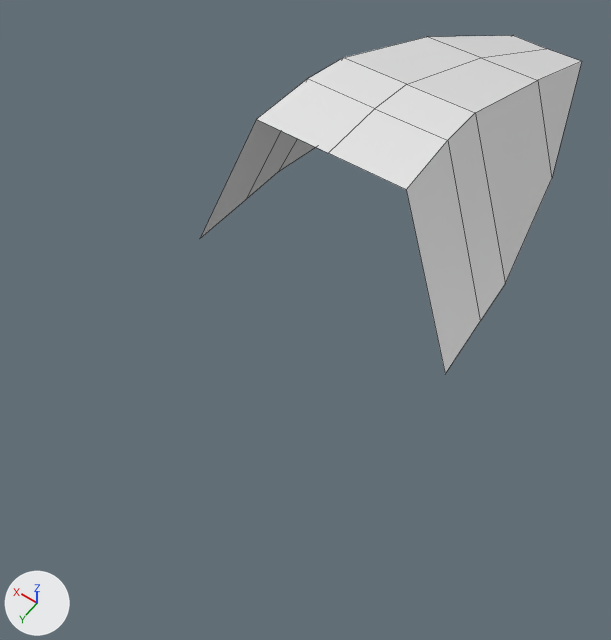
An edit to the Blender file Assets/Models/raketa.blend, drawn before and after from the same camera.
Both versions are drawn from a camera (50 mm lens) standing at (-1.66, 2.8, 3.48) and looking at (0.08, 0.38, -0.33). The axes (+X, +Y, +Z) are drawn at lower left. The lights are the same throughout. Mesh edges are drawn as thin lines.
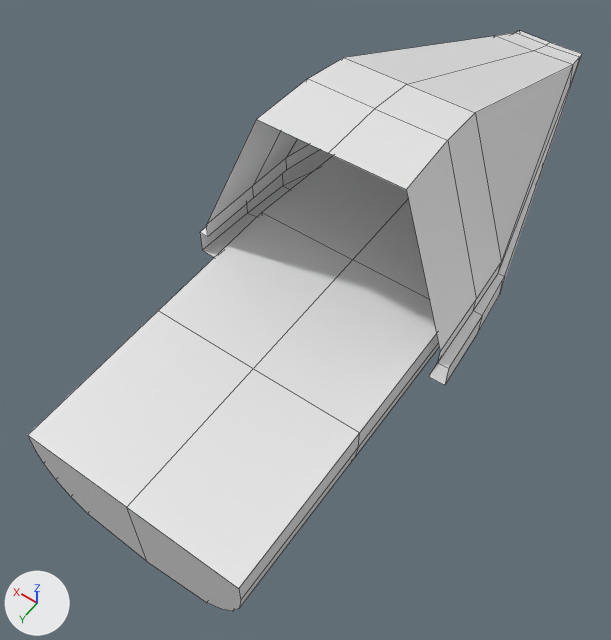
The edits, one by one:
me_cube_001 is used by ob_cube; location (0.0, -0.803, 0.0); scale (1.0, 1.64, 1.0).
me_cube_001 had 14 vertices, 8 faces and spanned x 0.0..0.81, y -1.03..0.73, z -0.11..0.89.
me_cube_001 now has 36 vertices, 25 faces and spans x 0.0..0.82, y -2.53..0.38, z -0.21..0.89.
me_cube_001 part 1: the whole mesh is rebuilt.
Mesh me_cube is new.
It has 46 vertices, 39 faces and spans x -2.0..0.66, y -1.0..1.0, z -1.61..1.0.
Object 'Cube' (ob_cube) is rescaled from (1.0, 1.64, 1.0) to (1.0, 1.0, 1.0).
Object 'Cube' (ob_cube) moves from (0.0, -0.803, 0.0) to (0.0, 0.0, 0.0).
Object 'Cube.001' (ob_cube_001) is new; it shows me_cube.
Its location is (0.487, 0.0, -0.334).
Its scale is (0.243, 1.88, 0.243).
It gains a MIRROR modifier named 'Mirror'.
Modifier setting: use_clip = True.
Modifier setting: mirror_object = ob_cube.

Pixel boxes [x1, y1, x2, y2] of what changed, in the pictures (611 x 640 px):
'Cube.001', added
    after: [28, 155, 439, 611]
'Cube', reshaped, moved, rescaled
    before: [200, 35, 582, 373]
    after: [200, 31, 582, 385]
